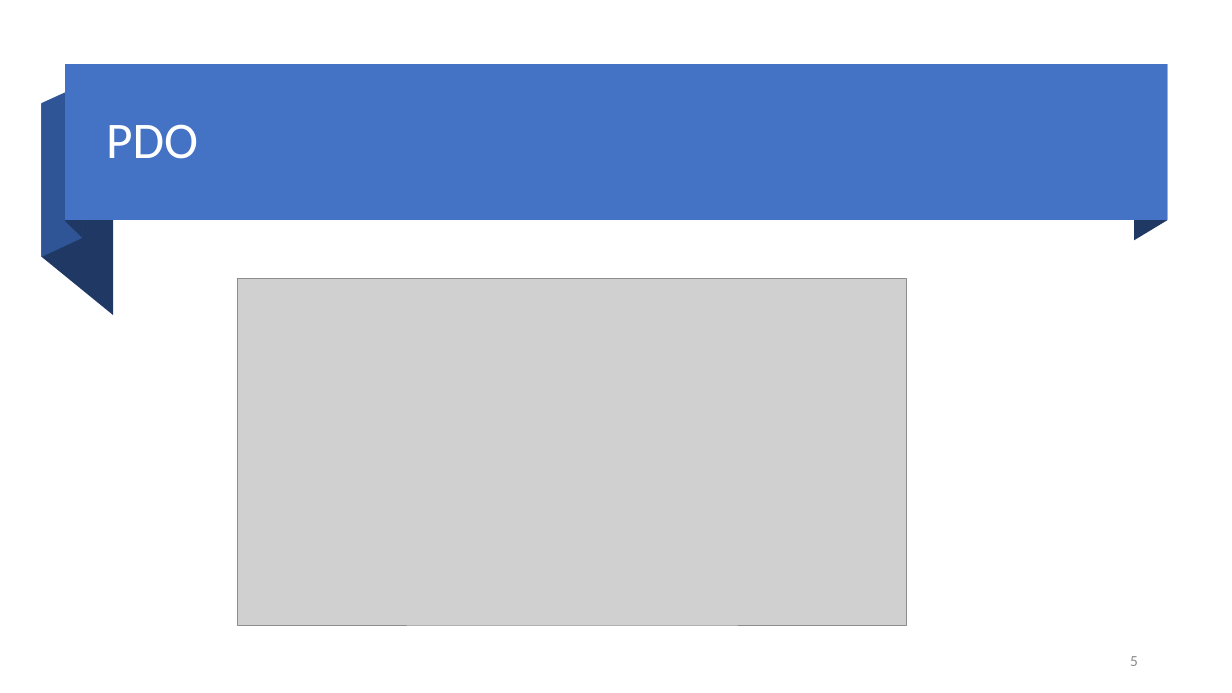
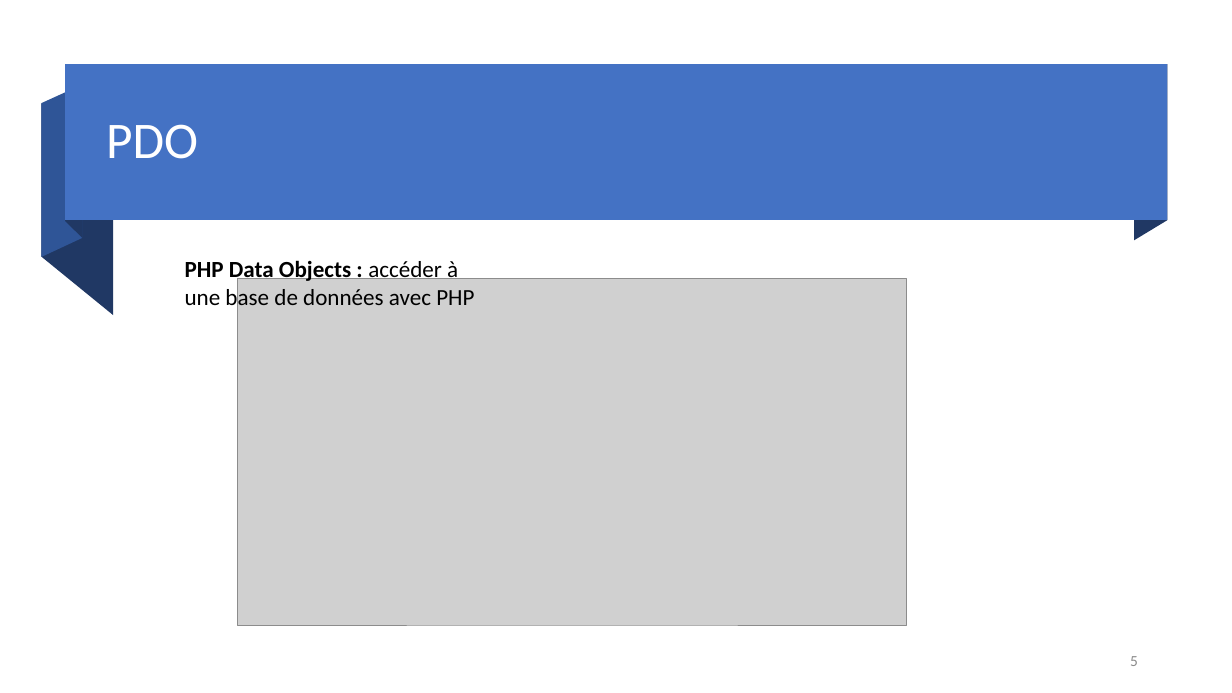
Before and after one commit to DylanMielot/FormationFormateur, a slide deck: slide 5 of Formation de formateur.pptx. Drawn at 1232x693 pixels with LibreOffice and Linux fonts; fonts in the diff are those of the drawing; grey boxes stand for pictures. Boxes give left, top, right and bottom in pixels: in the first picture for what was removed or moved away, otherwise in the second. Text is boxed around its words. In the diff, an @@ line names an element or a change of style, - is before the commit and + after.

```diff
--- a/Formation de formateur.pptx
+++ b/Formation de formateur.pptx
@@ text added at (x1=185, y1=258, x2=474, y2=311), 18 pt, text #000000 @@
+PHP Data Objects : accéder à une base de données avec PHP
```
Also in this commit, not shown: 5 other slides changed, 1 slide added.
